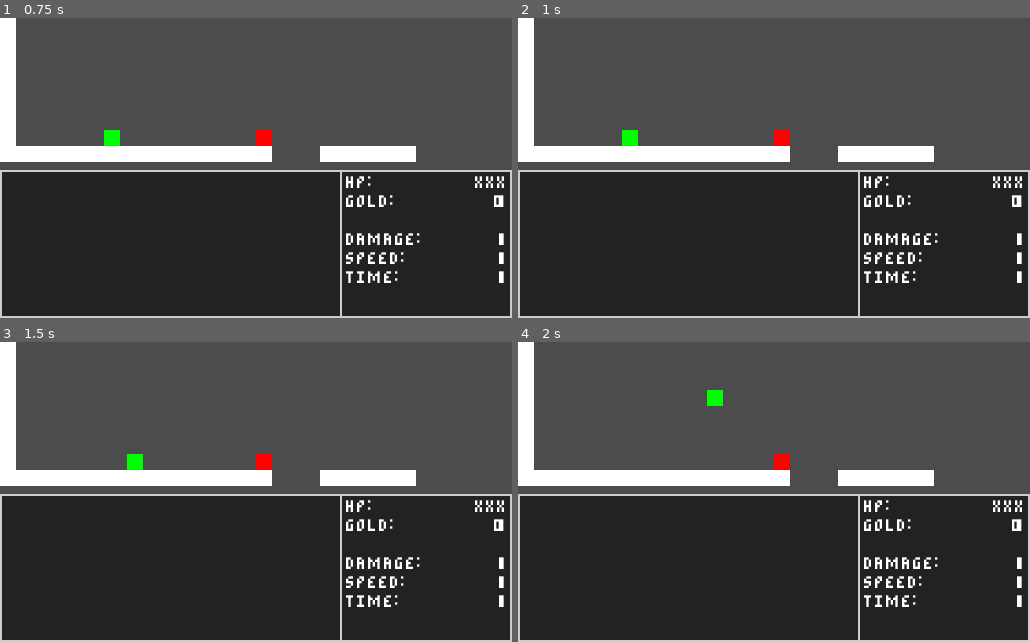
Above: before the commit, frames 1-4 (two rows, left to right).
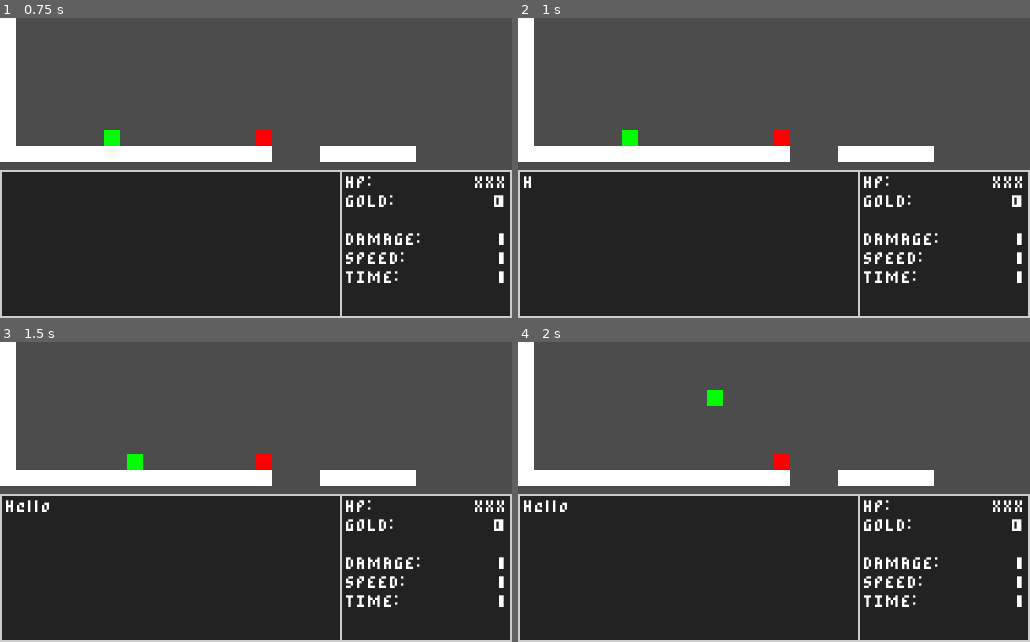
Above: after the commit, the same moments.

Repository: rodriguezric/Adventure-Plat-1
Game: Godot game, scene res://scenes/Main.tscn
The game is run twice, just before and just after one commit, with the same random seed, the same clock (stepped at 60 frames per second) and the same inputs.
Inputs:
- Up to frame 1 (0.75 s): click "START" at 0.5 s
- Up to frame 2 (1 s): no input
- Up to frame 3 (1.5 s): tap Enter (ui_accept) at 1.25 s; hold D (move_right) from 1.28 s (still down); hold Shift (attack) from 1.28 s (still down)
- Up to frame 4 (2 s): keep holding D (move_right); keep holding Shift (attack); tap W (jump) at 1.52 s

Frame 1 is identical in both runs. In frame 2, less than 0.1% of the frame differs, in the area x 1-3%, y 52-57%; in frame 3, 0.2%, in the area x 1-10%, y 52-57%; in frame 4, 0.2%.

Commit message:
✨ - Dialogue with test.

Diff:
--- a/scenes/World.tscn
+++ b/scenes/World.tscn
@@ -111,6 +111,10 @@
 "_edit_use_anchors_": false
 }
 
+[node name="Timer" type="Timer" parent="UI/C/VB/M/BGP/HB/M/Dialog"]
+wait_time = 0.25
+autostart = true
+
 [node name="P" type="Panel" parent="UI/C/VB/M/BGP/HB"]
 margin_left = 340.0
 margin_right = 512.0
@@ -245,4 +249,5 @@
 polygon = PoolVector2Array( -8, -8, -8, 8, 8, 8, 8, -8 )
 [connection signal="died" from="Player" to="." method="_on_Player_died"]
 [connection signal="health_changed" from="Player" to="." method="_on_Player_health_changed"]
+[connection signal="timeout" from="UI/C/VB/M/BGP/HB/M/Dialog/Timer" to="UI/C/VB/M/BGP/HB/M/Dialog" method="_on_Timer_timeout"]
 [connection signal="body_entered" from="HazzardTest" to="." method="_on_Area2D_body_entered"]
--- a/scripts/Dialog.gd
+++ b/scripts/Dialog.gd
@@ -51,11 +51,11 @@
 
 
 func has_more_pages() -> bool:
-	return dialogue.size > 0
+	return dialogue.size() > 0
 
 
 func remove_dialogue() -> void:
-	get_parent().visible = false
+	show_dialogue([""])
 
 
 func show_next_character():
@@ -66,3 +66,7 @@
 	get_parent().visible = true
 	set_dialogue(_dialogue)
 	show_page()
+
+
+func _on_Timer_timeout() -> void:
+	show_next_character()
--- a/scripts/World.gd
+++ b/scripts/World.gd
@@ -1,14 +1,15 @@
 extends Node2D
 
 
-onready var dialog = $UI/C/VB/M/BGP/HB/M/Dialog
-onready var player = $Player
+onready var player : Player = $Player
+onready var dialog : DialogText = $UI/C/VB/M/BGP/HB/M/Dialog
 onready var ui = {
 	"hp": $UI/C/VB/M/BGP/HB/P/M/VB/HEALTH/value
 }
 
 func _ready() -> void:
 	ui_update_hp()
+	dialog.show_dialogue(["Hello", "Testing this one", "This is the final test."])
 
 
 func _on_Area2D_body_entered(body: Node) -> void:
